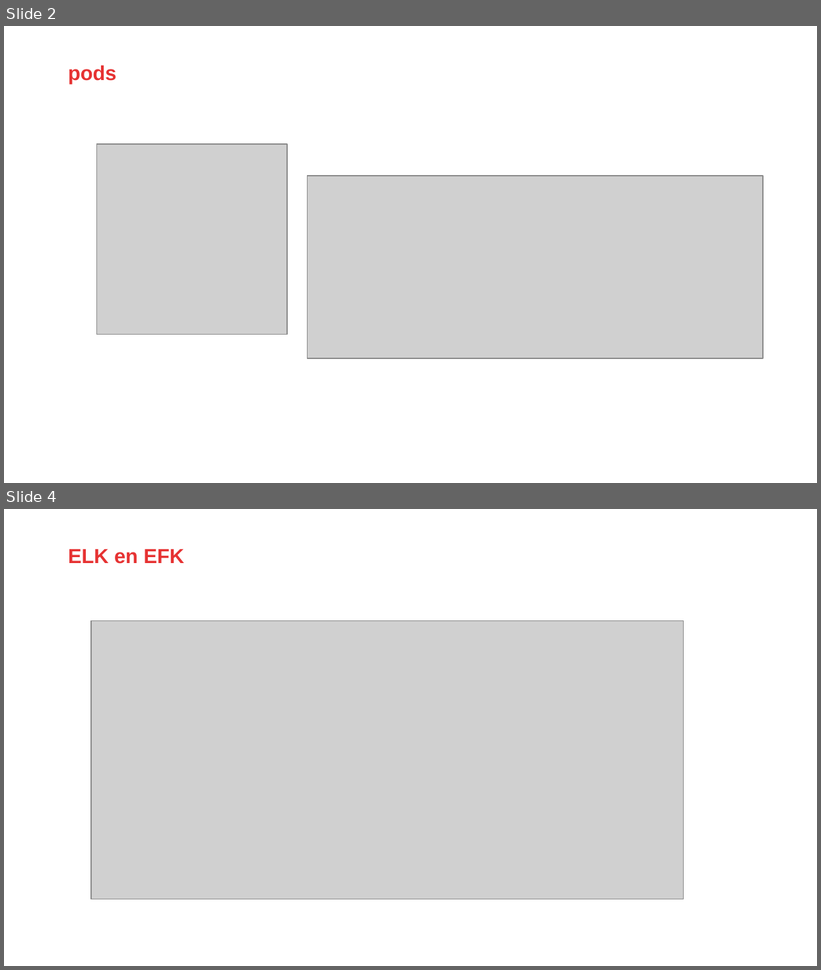
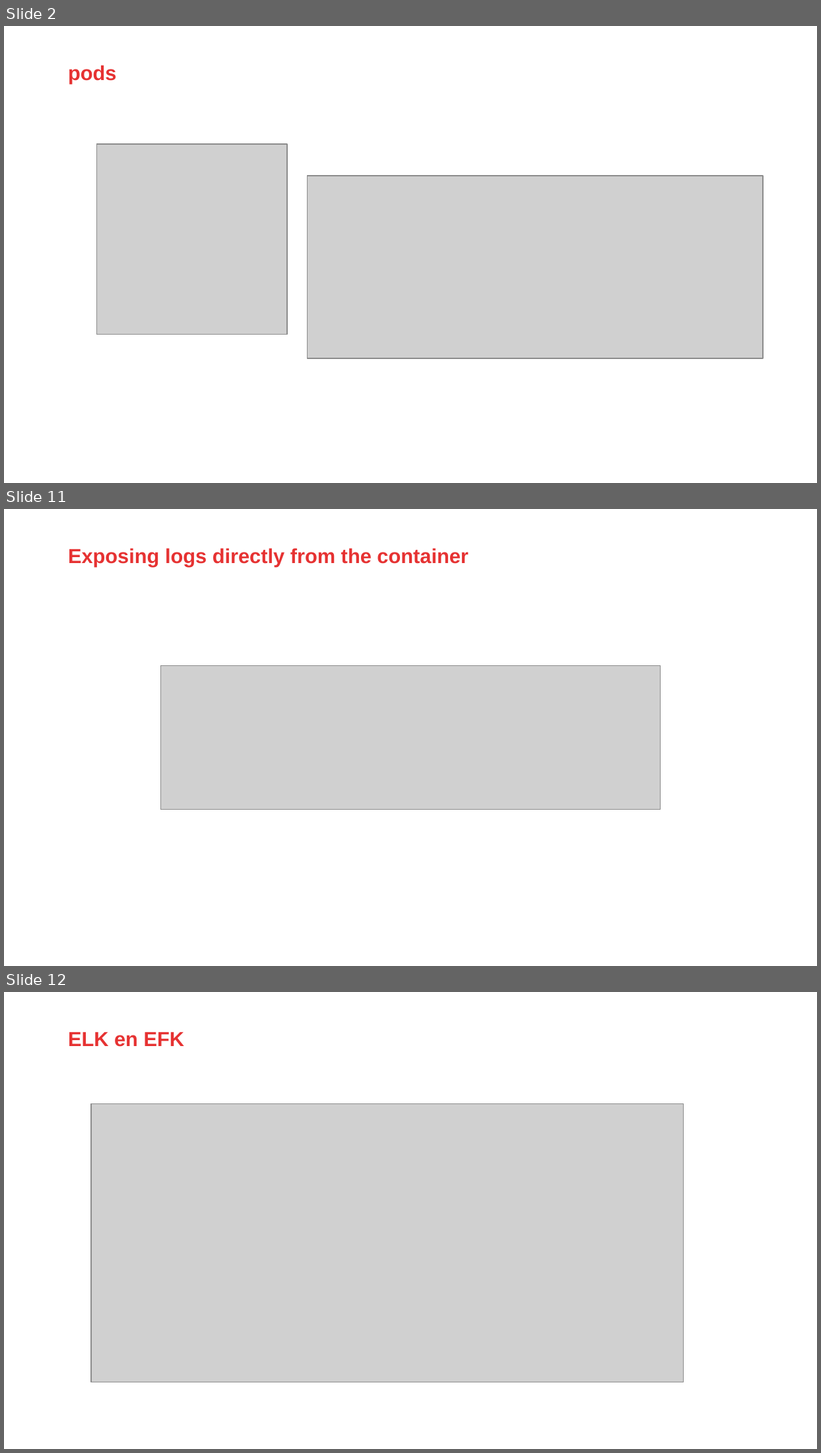
Before and after one commit to AMIS-Services/sig-kubernetes, a slide deck: SIG02-logging/Logging.pptx. Shown one above the other, each under a label of ours: slides 2 and 4 before the commit, slides 2, 11 and 12 after it; the slides between them are not shown. The pictures are 821x970 and 821x1453 pixels, drawn with LibreOffice and Linux fonts; fonts in the diff are those of the drawing; grey boxes stand for pictures; background and template pictures are left out. Boxes give left, top, right and bottom in pixels: in the first picture for what was removed or moved away, otherwise in the second. Text is boxed around its words. In the diff, an @@ line names an element or a change of style, - is before the commit and + after.

```diff
--- a/SIG02-logging/Logging.pptx
+++ b/SIG02-logging/Logging.pptx
@@ slide 11 added at bbox=[4, 509, 817, 966], background #FFFFFF; not listed: 1 template element that a slide beside it also shows @@
@@ title added at bbox=[68, 548, 469, 566], 18 pt, text #E63232, bold @@
+Exposing logs directly from the container
@@ picture added at bbox=[161, 666, 661, 810] @@
@@ what was slide 4 is now slide 12 @@
```
Also in this commit, not shown: 1 slide changed, 10 other slides added, 1 slide removed, 1 other file.
